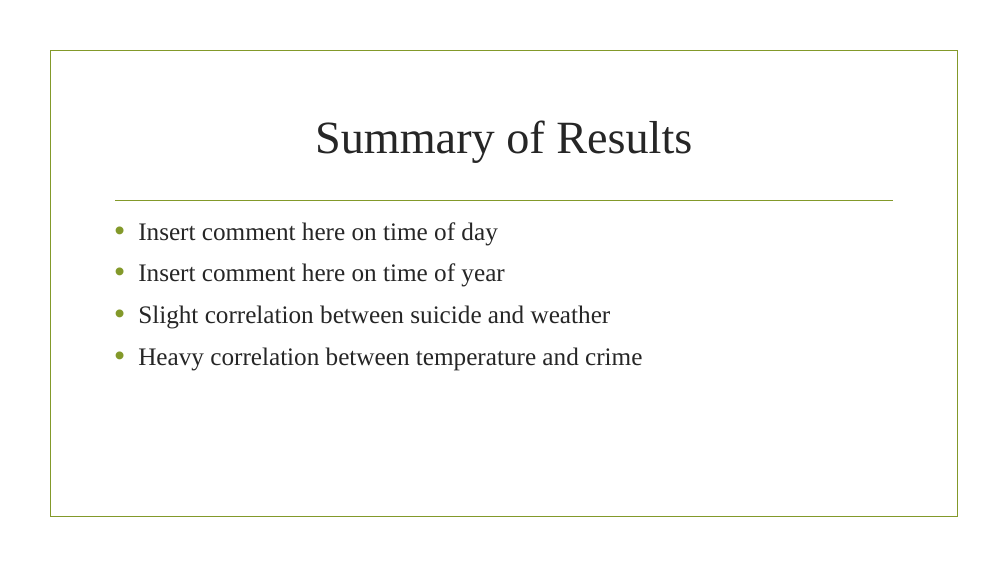
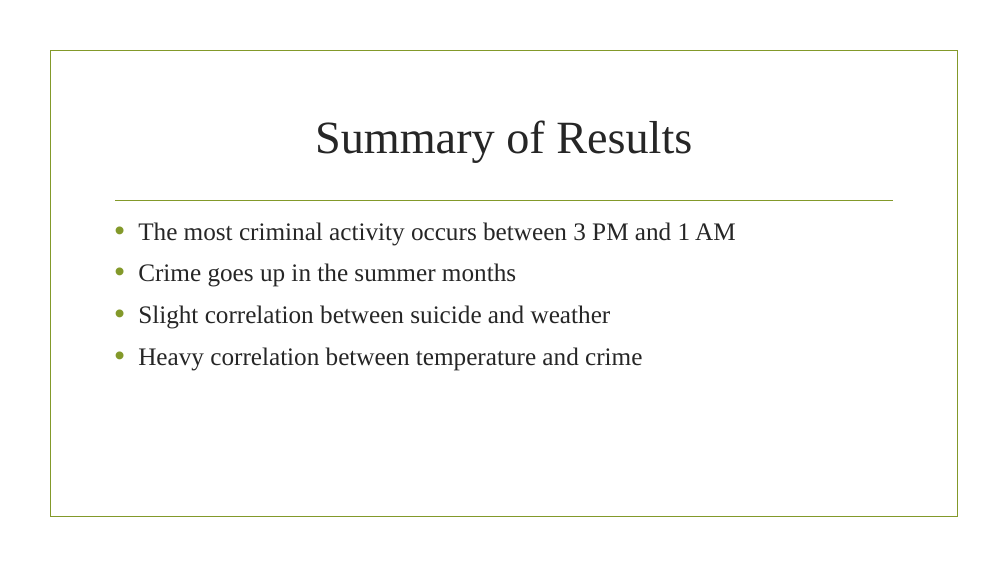
Before and after one commit to alfanoaj/Project-1, a slide deck: slide 3 of Crime vs. Weather.pptx. Drawn at 1008x567 pixels with LibreOffice and Linux fonts; fonts in the diff are those of the drawing; background and template pictures are left out. Boxes give left, top, right and bottom in pixels: in the first picture for what was removed or moved away, otherwise in the second. Text is boxed around its words. In the diff, an @@ line names an element or a change of style, - is before the commit and + after.

Commit message:
Fixed the powerpoint

```diff
--- a/Crime vs. Weather.pptx
+++ b/Crime vs. Weather.pptx
@@ text at (138, 222, 736, 287): text changed @@
-• Insert comment here on time of day
-• Insert comment here on time of year
+• The most criminal activity occurs between 3 PM and 1 AM
+• Crime goes up in the summer months
```
Also in this commit, not shown: 2 other slides changed, 1 slide added, 1 slide removed.
